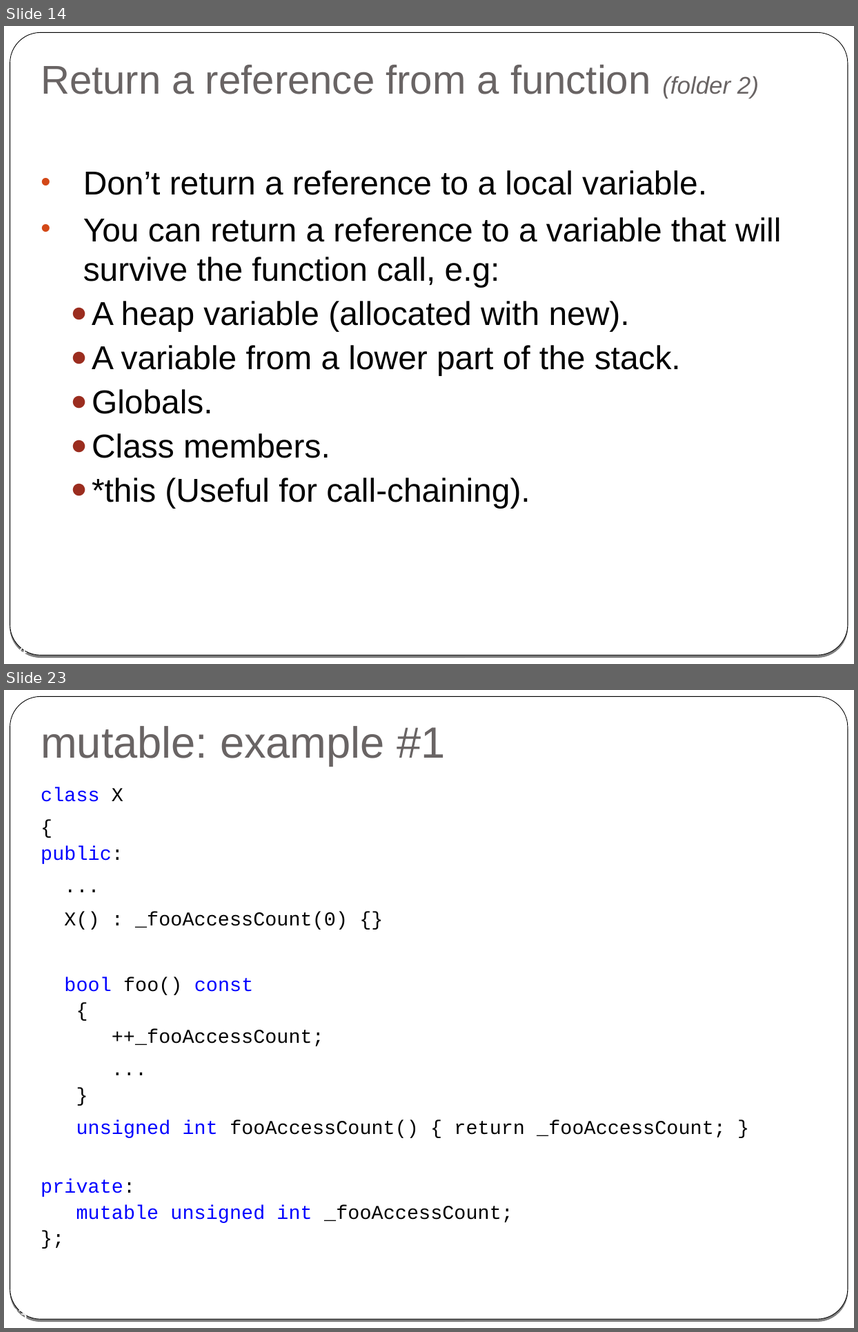
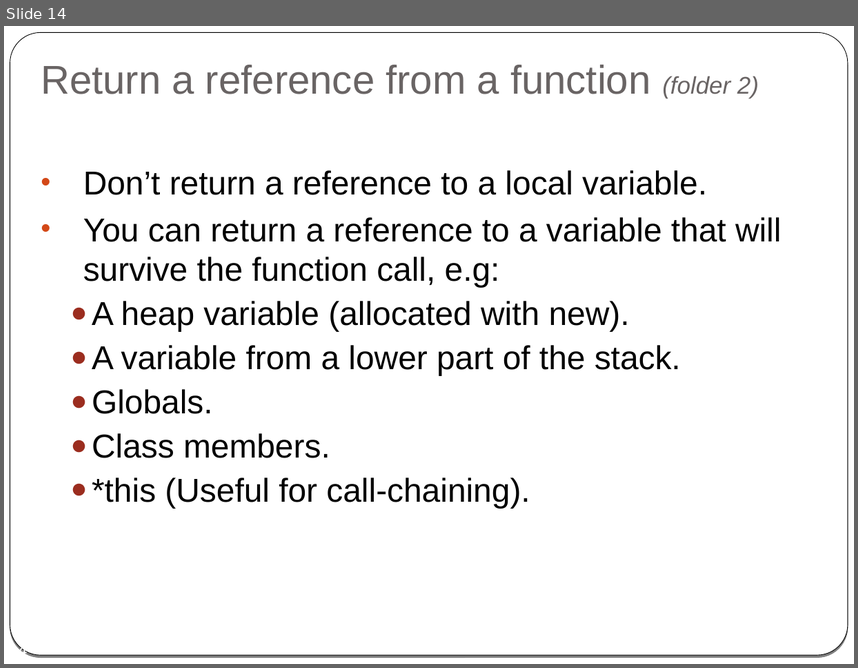
Before and after one commit to cpp-at-ariel/cpp-5779, a slide deck: 03-reference-const/slides-2-reference.odp. Shown one above the other, each under a label of ours: slides 14 and 23 before the commit, slide 14 after it; the slides between them are not shown. The pictures are 858x1332 and 858x668 pixels, drawn with LibreOffice and Linux fonts; fonts in the diff are those of the drawing. Boxes give left, top, right and bottom in pixels: in the first picture for what was removed or moved away, otherwise in the second. Text is boxed around its words. In the diff, an @@ line names an element or a change of style, - is before the commit and + after.

```diff
--- a/03-reference-const/slides-2-reference.odp
+++ b/03-reference-const/slides-2-reference.odp
@@ slide 23 removed at [4,690,854,1328], background gradient #000000 to #FFFFFF; not listed: 2 template elements that a slide beside it also shows @@
@@ title removed at [41,726,445,766] @@
-mutable: example #1
@@ text removed at [41,787,726,1223] @@
-class X
-{
-public:
-...
-X() : _fooAccessCount(0) {}
-bool foo() const
-{
-++_fooAccessCount;
-...
-}
-unsigned int fooAccessCount() { return _fooAccessCount; }
-private:
-mutable unsigned int _fooAccessCount;
-};
@@ page number removed at [9,1306,27,1319] @@
-23
```
Also in this commit, not shown: 4 slides changed, 1 slide added, 8 other slides removed, 13 other files.
